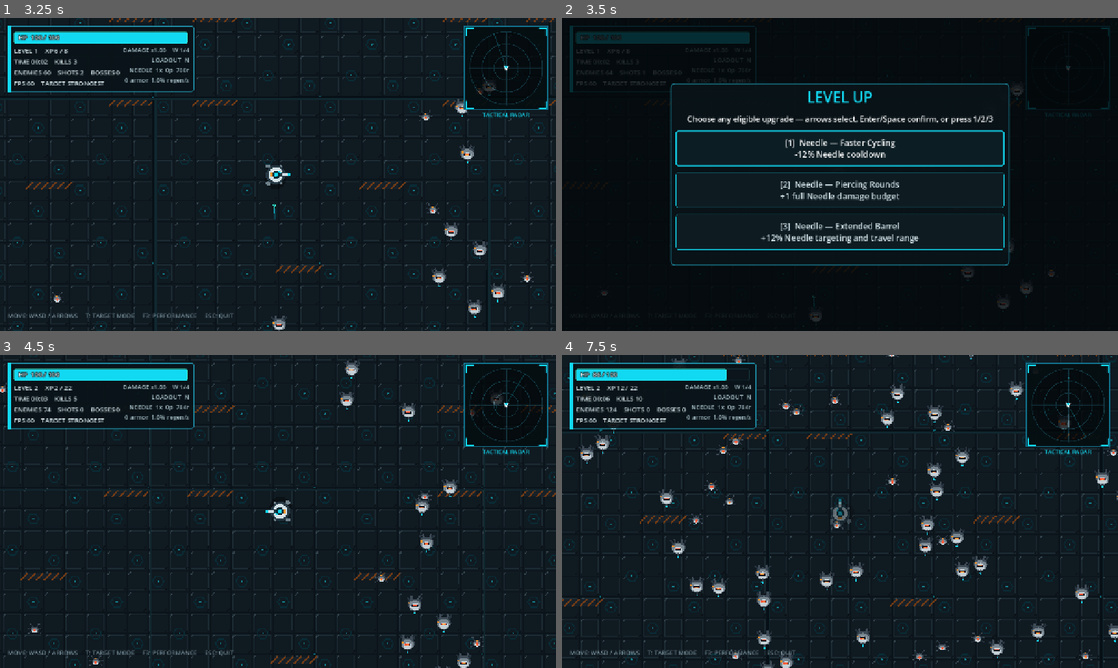
Above: before the commit, frames 1-4 (two rows, left to right).
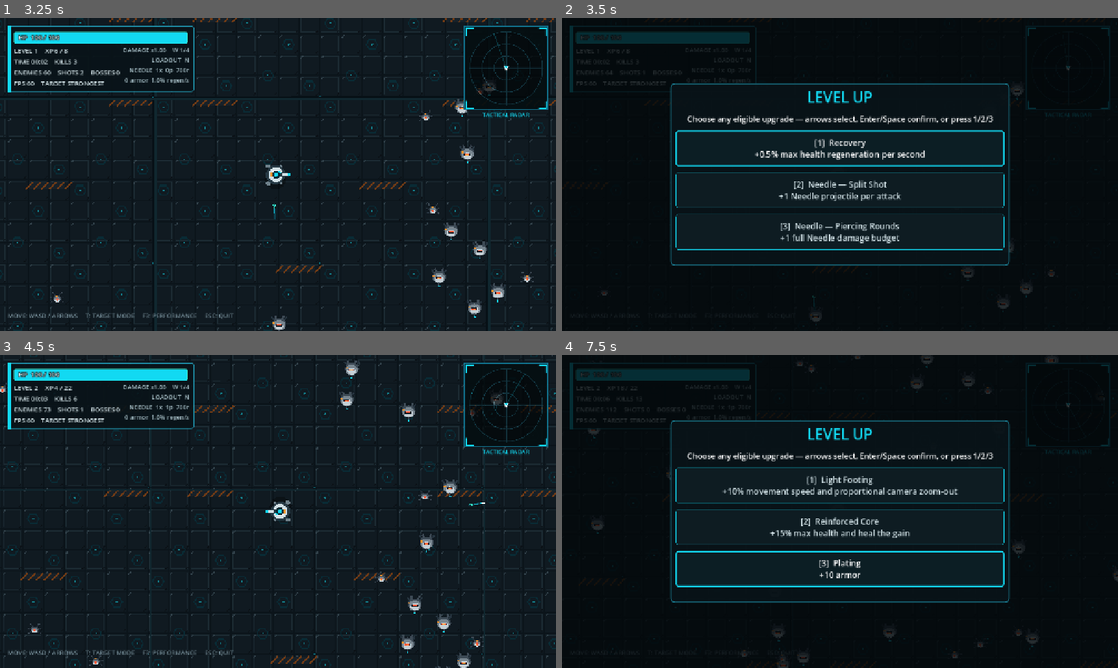
Above: after the commit, the same moments.

Repository: LoushengM/overrun
Game: Godot game, scene res://scenes/main.tscn
Same seed, same stepped clock (60 frames per second), same inputs: the game is played once before the commit and once after it.
Inputs:
- Up to frame 1 (3.25 s): click "[1] Runner — Salvager - 25% w…" at 0.5 s; tap Enter at 1.25, 2.1 s; hold Right 1.28-2.03 s; tap T at 1.35 s; tap Space at 1.52, 2.27 s; hold Down 2.03-2.78 s; hold Right from 2.78 s (still down); tap Keypad Enter at 2.85 s
- Up to frame 2 (3.5 s): keep holding Right
- Up to frame 3 (4.5 s): release Right at 3.53 s; hold Up 3.53-4.28 s; tap R at 3.6 s; tap Space at 3.77 s; hold Left from 4.28 s (still down); tap 1 at 4.35 s
- Up to frame 4 (7.5 s): tap Space at 4.52, 5.27, 6.77 s; tap 2 at 5.1 s; release Left at 5.78 s; hold Down 5.78-6.53 s; tap 3 at 5.85 s; hold Right 6.53-7.28 s; tap 4 at 6.6 s; hold Up from 7.28 s (still down); tap 5 at 7.35 s

Frame 1 is identical in both runs. In frame 2, 1.9% of the frame differs, in the area x 34-66%, y 38-72%; in frame 3, 0.1%; in frame 4, 19%, in the area x 0-100%, y 0-100%.

Commit message:
Remove Needle range upgrade

Diff:
--- a/src/game_config.gd
+++ b/src/game_config.gd
@@ -440,7 +440,6 @@
     "max_health": LOW_FREQUENCY_UPGRADE_WEIGHT,
     "armor": LOW_FREQUENCY_UPGRADE_WEIGHT,
     "regen": LOW_FREQUENCY_UPGRADE_WEIGHT,
-    "needle_range": LOW_FREQUENCY_UPGRADE_WEIGHT,
     "sniper_range": LOW_FREQUENCY_UPGRADE_WEIGHT,
 }
 
@@ -448,7 +447,6 @@
     "needle_fire_rate",
     "needle_projectile_count",
     "needle_pierce",
-    "needle_range",
 ]
 
 const SNIPER_UPGRADE_IDS := [
@@ -512,7 +510,6 @@
     "needle_fire_rate": 10,
     "needle_projectile_count": 10,
     "needle_pierce": 10,
-    "needle_range": 5,
     "sniper_fire_rate": 8,
     "sniper_pierce": 6,
     "sniper_range": 5,
@@ -562,7 +559,6 @@
     "needle_fire_rate": "Needle — Faster Cycling",
     "needle_projectile_count": "Needle — Split Shot",
     "needle_pierce": "Needle — Piercing Rounds",
-    "needle_range": "Needle — Extended Barrel",
     "sniper_fire_rate": "Longshot — Bolt Cycling",
     "sniper_pierce": "Longshot — Penetrator",
     "sniper_range": "Longshot — High-Power Optics",
@@ -606,7 +602,6 @@
     "needle_fire_rate": "-12% Needle cooldown",
     "needle_projectile_count": "+1 Needle projectile per attack",
     "needle_pierce": "+1 full Needle damage budget",
-    "needle_range": "+12% Needle targeting and travel range",
     "sniper_fire_rate": "-10% Longshot cooldown",
     "sniper_pierce": "+1 full Longshot damage budget",
     "sniper_range": "+12% Longshot targeting and travel range",
--- a/src/simulation_world.gd
+++ b/src/simulation_world.gd
@@ -1920,9 +1920,6 @@
                 weapon_projectile_count += 1
             "needle_pierce":
                 weapon_pierce += 1
-            "needle_range":
-                weapon_range *= 1.12
-                weapon_lifetime *= 1.12
             "sniper_fire_rate":
                 sniper_cooldown = maxf(0.20, sniper_cooldown * 0.90)
             "sniper_pierce":
--- a/tests/regression_test.gd
+++ b/tests/regression_test.gd
@@ -479,7 +479,7 @@
     assert(eligible_dps.has("needle_fire_rate"), "Owned-weapon fire rate must be eligible for offense pity")
     assert(eligible_dps.has("needle_projectile_count"), "Owned-weapon projectile count must be eligible for offense pity")
     assert(not eligible_dps.has("sniper_fire_rate"), "Unowned weapon upgrades must not enter offense pity")
-    assert(not eligible_dps.has("needle_range"), "Range must not satisfy offense pity")
+    assert(not eligible_dps.has("needle_range"), "The retired Needle range upgrade must not enter offense pity")
     for roll_index in range(20):
         var pity_options := world._roll_upgrade_options()
         assert(pity_options.size() == 3, "Offense pity rolls must still contain three choices")
@@ -500,7 +500,12 @@
 
 
 func _test_upgrade_roll_weights(world: SimulationWorld) -> void:
-    var low_frequency_ids := ["needle_range", "sniper_range", "regen", "max_health", "armor"]
+    assert(not GameConfig.NEEDLE_UPGRADE_IDS.has("needle_range"), "Needle range must be removed from its upgrade pool")
+    assert(not GameConfig.WEAPON_UPGRADE_CAPS.has("needle_range"), "The retired Needle range upgrade must not keep a rank cap")
+    assert(not GameConfig.UPGRADE_NAMES.has("needle_range"), "The retired Needle range card must not keep display metadata")
+    assert(not GameConfig.UPGRADE_DESCRIPTIONS.has("needle_range"), "The retired Needle range card must not keep a description")
+    assert(not world._is_upgrade_eligible("needle_range"), "The retired Needle range upgrade must never be eligible")
+    var low_frequency_ids := ["sniper_range", "regen", "max_health", "armor"]
     for upgrade_id in low_frequency_ids:
         assert(
             is_equal_approx(world._upgrade_roll_weight(upgrade_id), GameConfig.LOW_FREQUENCY_UPGRADE_WEIGHT),
@@ -510,7 +515,10 @@
     assert(is_equal_approx(world._upgrade_roll_weight("move_speed"), 1.0), "Movement speed must retain normal roll weight")
     assert(GameConfig.DPS_UPGRADE_IDS.has("damage"), "Base Damage must remain a DPS pity option")
     assert(GameConfig.DPS_UPGRADE_IDS.has("needle_fire_rate"), "Weapon fire-rate upgrades must be valid DPS pity options")
-    assert(not GameConfig.DPS_UPGRADE_IDS.has("needle_range"), "Range must not satisfy the DPS pity system")
+    assert(not GameConfig.DPS_UPGRADE_IDS.has("needle_range"), "The retired Needle range upgrade must not satisfy the DPS pity system")
+    for roll_index in range(100):
+        assert(not world._roll_upgrade_options().has("needle_range"), "Needle range must never return to level-up rolls")
+        assert(not world._roll_weapon_upgrade_options().has("needle_range"), "Needle range must never return to boss rewards")
 
     world.rng.seed = 18071988
     var low_frequency_count := 0
